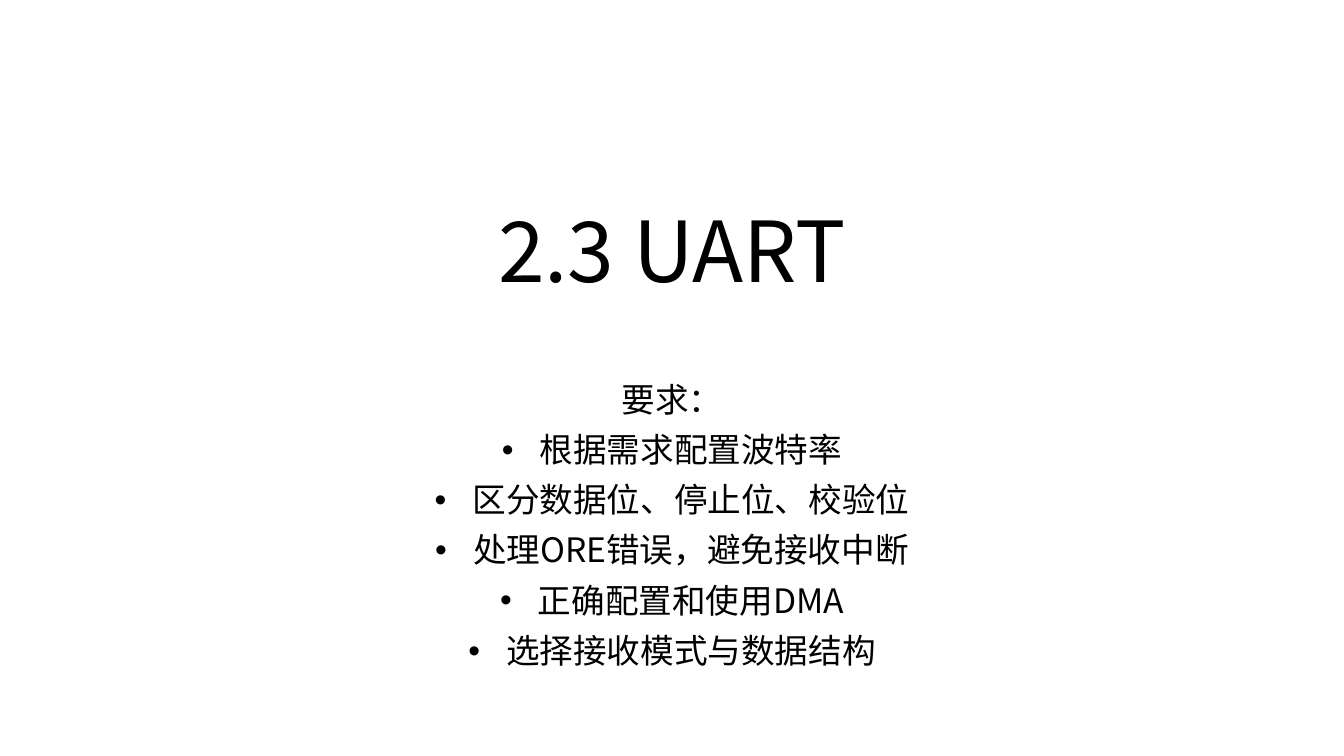
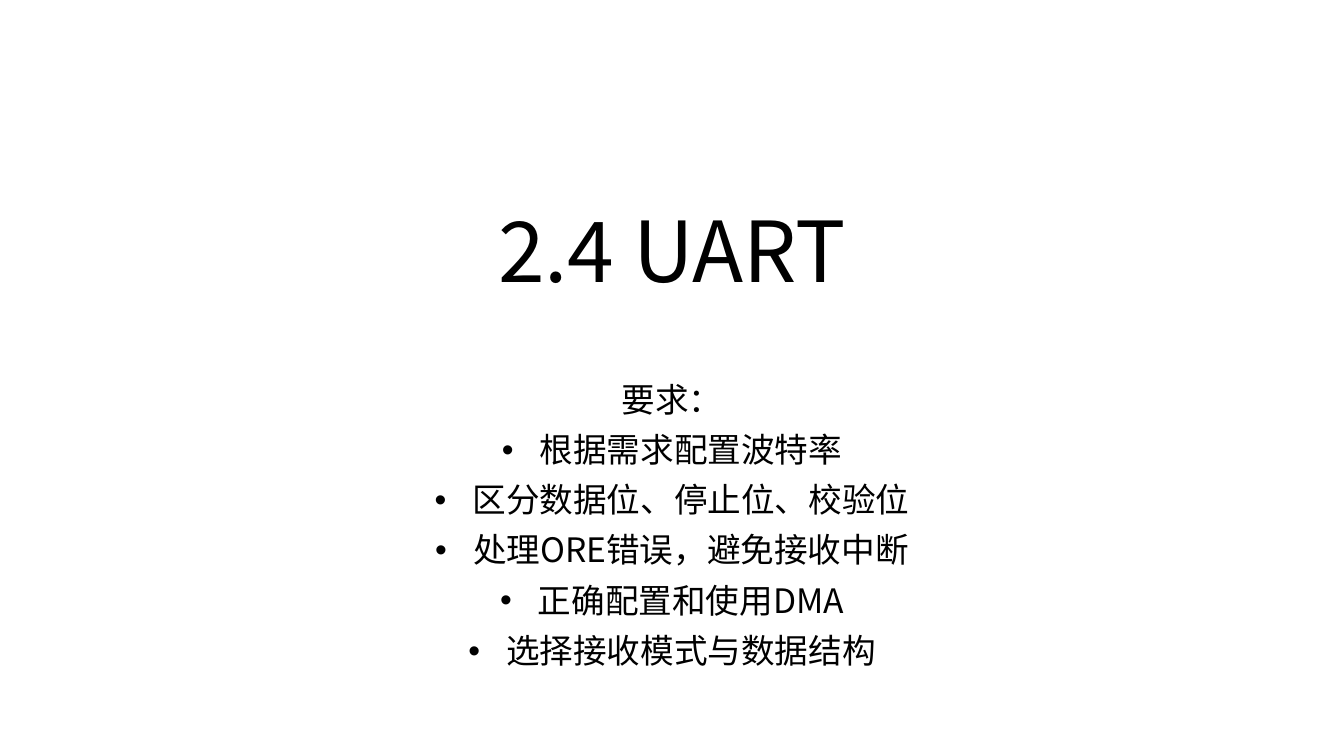
Before and after one commit to JLU-Robomaster-Embedded/embedded_tutorial, a slide deck: slide 23 of 2_STM32基本功能.pptx. Drawn at 1344x756 pixels with LibreOffice and Linux fonts; fonts in the diff are those of the drawing. Boxes give left, top, right and bottom in pixels: in the first picture for what was removed or moved away, otherwise in the second. Text is boxed around its words. In the diff, an @@ line names an element or a change of style, - is before the commit and + after.

```diff
--- a/2_STM32基本功能.pptx
+++ b/2_STM32基本功能.pptx
@@ title at (498,220,846,283): text changed @@
-2.3 UART
+2.4 UART
```
Also in this commit, not shown: 6 other slides changed, 8 slides added.
